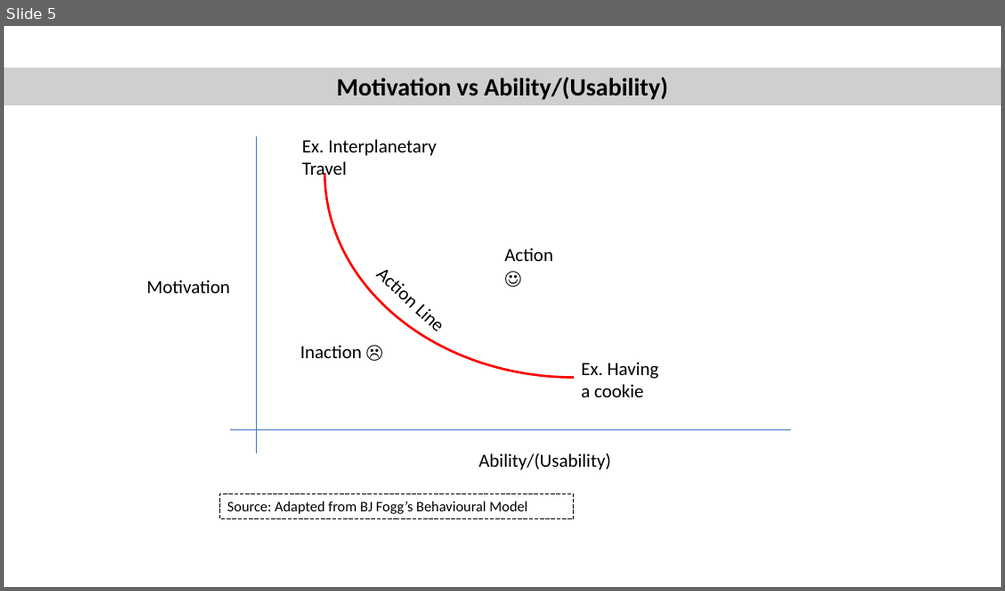
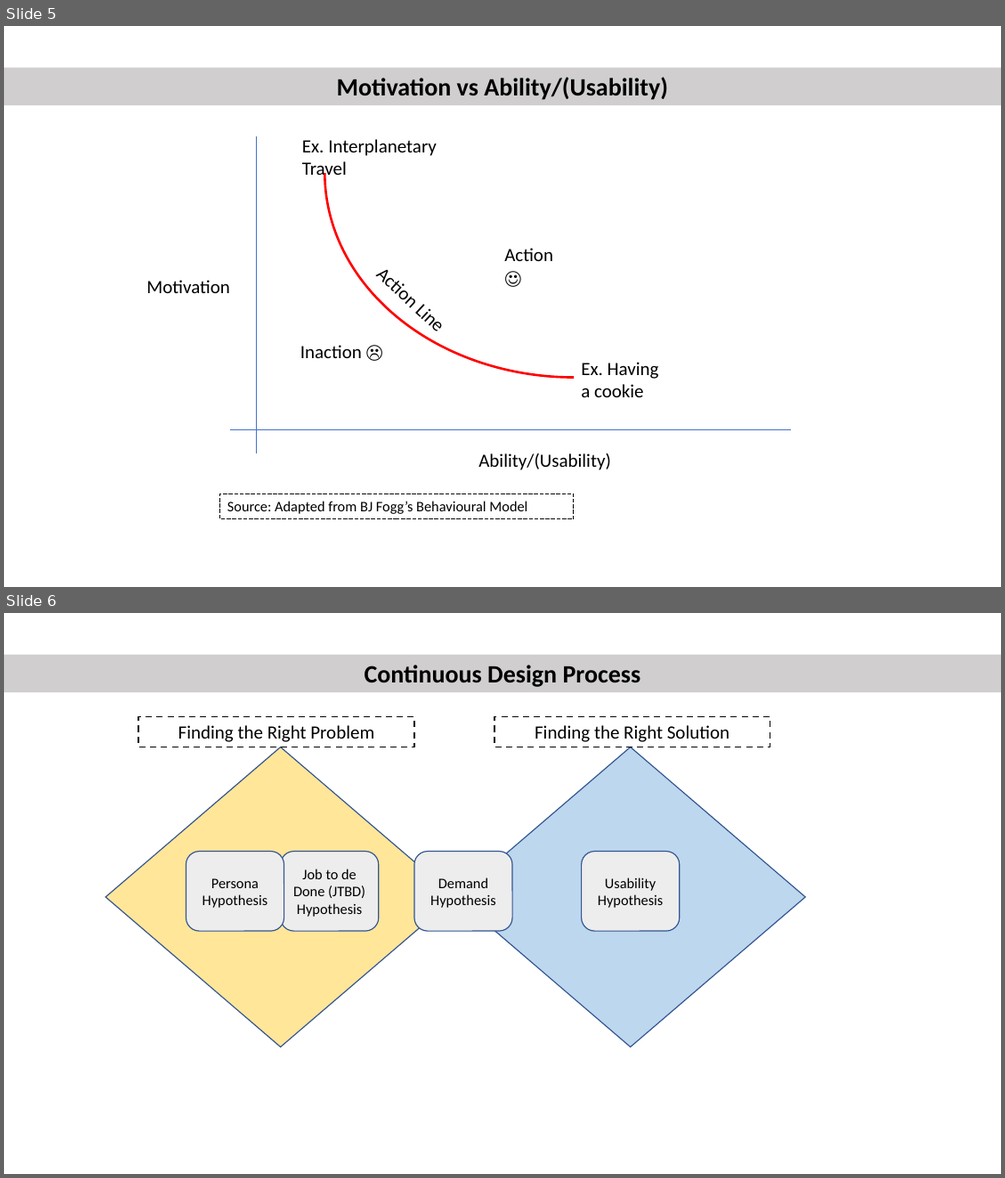
Before and after one commit to hbk91/DigitalProductManagement_Prof_AlexCowan_UVADarden, a slide deck: Pics_Creation.pptx. Shown one above the other, each under a label of ours: slide 5 before the commit, slides 5 and 6 after it. The pictures are 1005x591 and 1005x1178 pixels, drawn with LibreOffice and Linux fonts; fonts in the diff are those of the drawing. Boxes give left, top, right and bottom in pixels: in the first picture for what was removed or moved away, otherwise in the second. Text is boxed around its words. In the diff, an @@ line names an element or a change of style, - is before the commit and + after.

```diff
--- a/Pics_Creation.pptx
+++ b/Pics_Creation.pptx
@@ slide 6 added at (x1=4, y1=613, x2=1001, y2=1174), background #FFFFFF @@
@@ group added at (x1=4, y1=655, x2=1001, y2=1046): 4 rounded rectangles, 3 rectangles, 2 diamonds @@
+Job to de Done (JTBD) Hypothesis
+Persona Hypothesis
+Demand Hypothesis
+Usability Hypothesis
+Finding the Right Problem
+Finding the Right Solution
+Continuous Design Process
```
Also in this commit, not shown: 2 other files.
